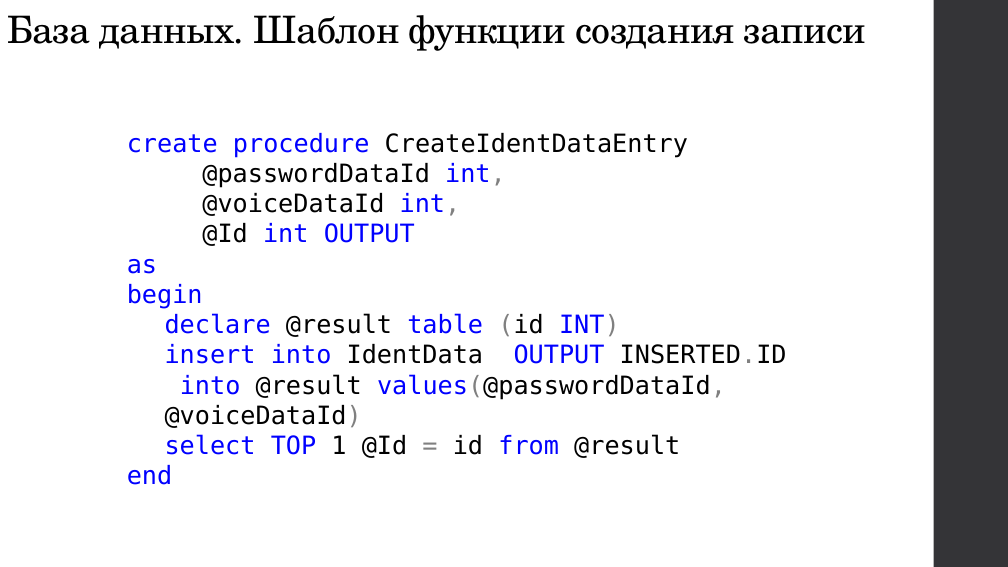
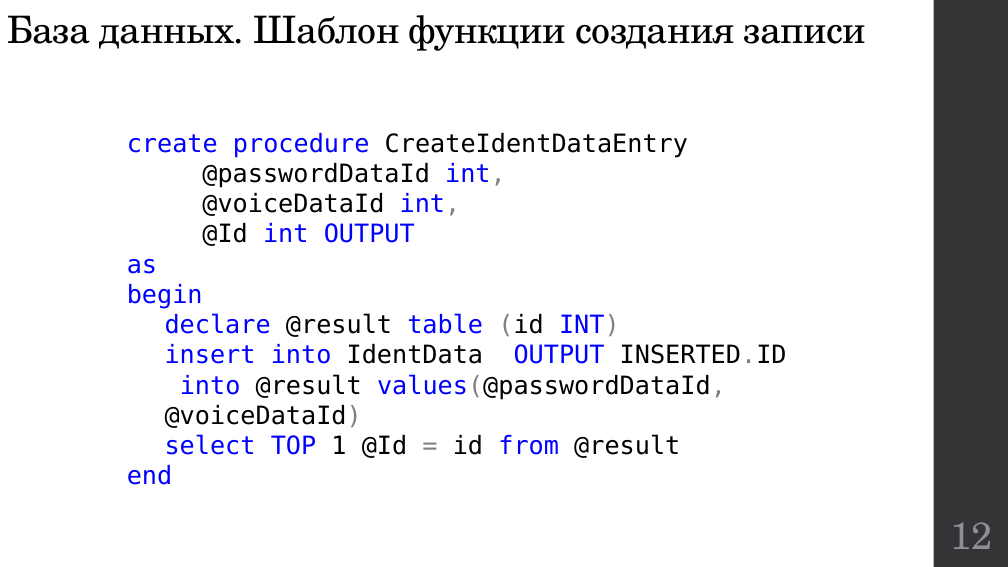
Before and after one commit to DmitryMI/DataBaseCourseProject, a slide deck: slide 12 of Презентация.pptx. Drawn at 1008x567 pixels with LibreOffice and Linux fonts; fonts in the diff are those of the drawing. Boxes give left, top, right and bottom in pixels: in the first picture for what was removed or moved away, otherwise in the second. Text is boxed around its words. In the diff, an @@ line names an element or a change of style, - is before the commit and + after.

```diff
--- a/Презентация.pptx
+++ b/Презентация.pptx
@@ page number added at bbox=[950, 522, 992, 549], 36 pt, text #8E8E94 @@
+12
```
Also in this commit, not shown: 15 other slides changed, 1 other file.
